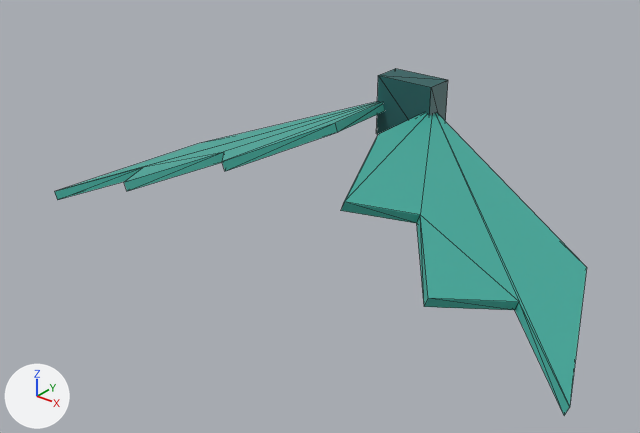
The glTF model assets/models/items/fishron_wings.glb: old version first, new version second.
Before and after are seen from a 50 mm lens placed at (0.593, -0.931, 0.494), pointed at (-0.001, -0.189, 0.034). Arrows for +X, +Y and +Z are at lower left; the lights stay in place. The older version comes first. Mesh edges are drawn as thin lines. Vertices at exactly the same position are counted once.

Names of what the first picture shows: 'fishron_wings_v0'.
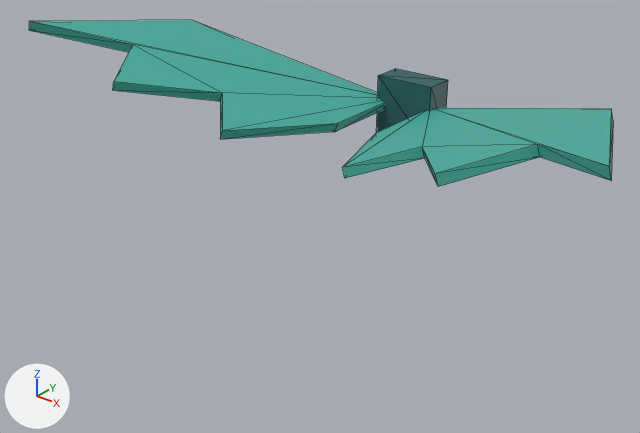
Where the change shows, as pixel boxes (x1, y1, x2, y2) in the pictures (640 x 433 px; the box of a moved part takes in the faces that stretch with it):
'fishron_wings_v0', reshaped (10% wider, 52% shorter)
    before: (55, 69, 587, 415)
    after: (29, 20, 613, 187)
part 1 of me_fishron_wings_v0, moved or reshaped
    before: (55, 102, 385, 200)
    after: (29, 20, 385, 140)
part 2 of me_fishron_wings_v0, moved or reshaped
    before: (341, 113, 587, 415)
    after: (342, 108, 613, 187)

What the commit changed:
me_fishron_wings_v0 is used by ob_fishron_wings_v0; location (0.0, 0.0, 0.0).
me_fishron_wings_v0 had 40 vertices, 68 faces and spanned x -0.37..0.37, y -0.3..0.02, z -0.009..0.16.
me_fishron_wings_v0 now has 40 vertices, 68 faces and spans x -0.376..0.376, y -0.3..0.02, z 0.08..0.232.
me_fishron_wings_v0 part 1: the loose piece of 16 vertices spanning x -0.37..-0.028, y -0.3..0.0, z -0.009..0.126 is turned 37.2 degrees about the y axis through its middle, then moved by (-0.003, 0.0, 0.115).
me_fishron_wings_v0 part 2: the loose piece of 16 vertices spanning x 0.028..0.37, y -0.3..0.0, z -0.009..0.126 is turned -37.2 degrees about the y axis through its middle, then moved by (0.003, 0.0, 0.115).
